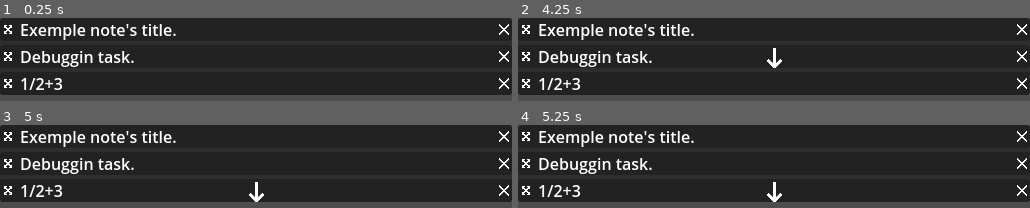
Above: before the commit, frames 1-4 (two rows, left to right).
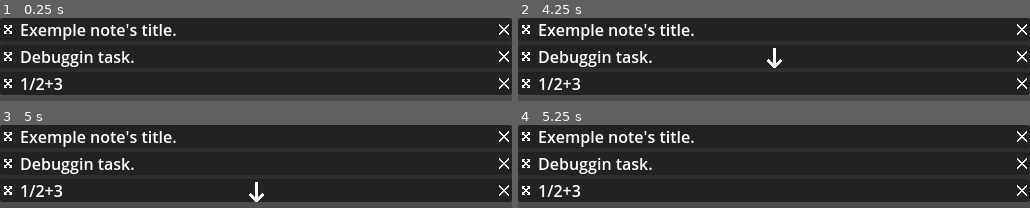
Above: after the commit, the same moments.

Repository: xorblo-doitus/Bloc-notes-plus-plus
Game: Godot game, scene res://src/app/main.tscn
Two runs of this game, one before a commit and one after it. Both use one fixed random seed, a clock stepped at 60 frames per second and the inputs below. The engine's default icon, where the game draws it, is replaced by a stand-in: a white triangle on a blue panel in a dark square.
Inputs (mouse positions are in pixels of both pictures, inside the frame that each line leads up to):
- Up to frame 1 (0.25 s): no input
- Up to frame 2 (4.25 s): click (528, 29) at 0.52 s; click (528, 29) at 1.27 s; click (528, 29) at 2.02 s; tap Enter at 2.75 s; drag from (774, 29) to (outside the picture) at 2.77 s; tap Space at 3.5 s; drag from (774, 56) to (outside the picture) at 3.52 s
- Up to frame 3 (5 s): tap Enter at 4.25 s; move the mouse to (256, 190) at 4.27 s; tap Ctrl at 4.35 s; click (256, 190) at 4.42 s
- Up to frame 4 (5.25 s): tap Space at 5 s; drag from (outside the picture) to (outside the picture) at 5.02 s

Frames 1-3 are identical in both runs. In frame 4, 0.3% of the frame differs, in the area x 48-52%, y 68-93%.

Commit message:
Fix drop icon not disappearing when leaving droppable area

Diff:
--- a/src/gui/user_input/grip/grip_componenent.gd
+++ b/src/gui/user_input/grip/grip_componenent.gd
@@ -132,6 +132,7 @@
 	remove_areas()
 
 	if not found:
+		_drop_icon = null
 		return
 
 	for area in GripDropArea.get_areas(
@@ -151,7 +152,11 @@
 		_areas.pop_back().free()
 
 
-var _drop_icon: DropIcon
+var _drop_icon: DropIcon:
+	set(new):
+		if _drop_icon:
+			_drop_icon.queue_free()
+		_drop_icon = new
 
 func _update_drop_icon() -> void:
 	var mouse_global_position: Vector2 = get_global_mouse_position()
@@ -162,8 +167,6 @@
 			break
 
 	if not found:
-		if _drop_icon:
-			_drop_icon.queue_free()
 		_drop_icon = null
 		return
 
